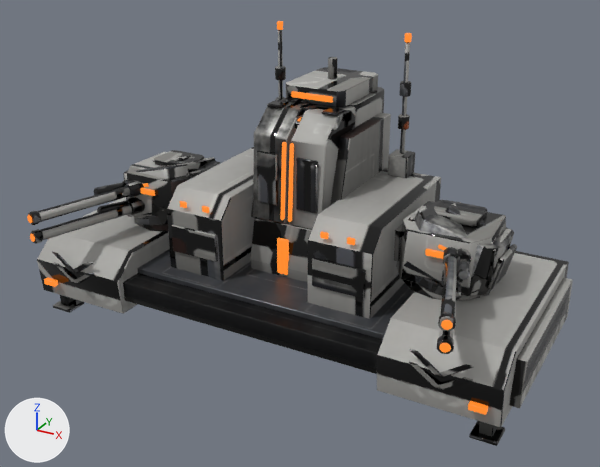
What one commit did to the glTF model public/assets/luna/warden-v5-remodel.glb.
Camera for both pictures: a 50 mm camera at (4.95, -9.0, 5.8) aimed at (0.17, -0.32, 1.46). Every picture has the same lights, and +X, +Y and +Z are marked at lower left. The older version comes first. Vertices at exactly the same position are counted once.

In view in the first picture: 'warden_core_hatch_0', 'warden_core_hatch_1', 'warden_hull', 'warden_pod_left', 'warden_pod_left_wreck', 'warden_pod_right', 'warden_pod_right_wreck' and 1 more.
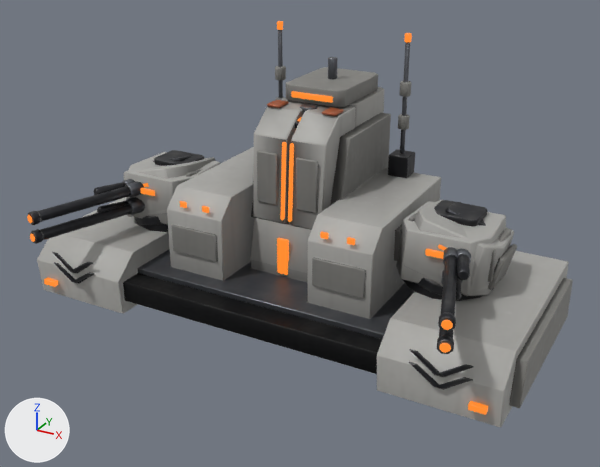
The newer file is also turned or shifted as a whole; pictures and numbers use the older file's frame.

Changed parts and their boxes (x1, y1, x2, y2) in the pictures (600 x 467 px):
'warden_hull', reshaped
    before: (37, 21, 573, 446)
    after: (37, 21, 573, 427)
part 1 of me_warden_core_hatch_0, surface changed (lighter)
    both: (253, 98, 315, 224)
part 2 of me_warden_core_hatch_1, surface changed (black to grey)
    both: (289, 105, 355, 230)
part 3 of me_warden_hull, deleted
    before: (53, 295, 505, 446)
part 4 of me_warden_hull, surface changed
    both: (37, 28, 573, 427)
part 5 of me_warden_hull, recoloured
    both: (37, 209, 573, 427)
part 6 of me_warden_pod_left, surface changed
    both: (28, 150, 220, 244)
part 7 of me_warden_pod_left_wreck, surface changed
    both: (94, 155, 216, 226)
part 8 of me_warden_pod_right, surface changed
    both: (394, 200, 512, 352)
part 9 of me_warden_pod_right_wreck, surface changed (lighter)
    both: (404, 199, 517, 301)

The change, as a diff of the scene's bpy script:
```diff
--- a/public/assets/luna/warden-v5-remodel.glb.py
+++ b/public/assets/luna/warden-v5-remodel.glb.py
@@ me_warden_core_hatch_0 @@
 me_warden_core_hatch_0.from_pydata(...)  # 102 vertices, 188 faces; spans x -0.22..0.27, y -0.499..0.45, z -0.69..0.77
+# me_warden_core_hatch_0 part 1: texture (UV) coordinates of 188 of 188 faces, centred in x -0.22..0.27, y -0.494..0.45, z -0.69..0.77, changed; they spanned u 0.07..0.97, v 0.12..0.99 and now span u 0.11..0.99, v 0.12..0.98
 me_warden_core_hatch_0.materials.append(mat_warden_surface)
@@ me_warden_core_hatch_1 @@
 me_warden_core_hatch_1.from_pydata(...)  # 102 vertices, 188 faces; spans x -0.27..0.22, y -0.499..0.45, z -0.69..0.77
+# me_warden_core_hatch_1 part 2: texture (UV) coordinates of 188 of 188 faces, centred in x -0.27..0.22, y -0.494..0.45, z -0.69..0.77, changed; they spanned u 0.02..0.97, v 0.01..0.99 and now span u 0.01..0.99, v 0.03..0.98
 me_warden_core_hatch_1.materials.append(mat_warden_surface)
@@ me_warden_hull @@
-me_warden_hull.from_pydata(...)  # 2652 vertices, 5024 faces; spans x -3.42..3.42, y -1.66..1.75, z 0.0..3.86
+me_warden_hull.from_pydata(...)  # 2460 vertices, 4672 faces; spans x -3.42..3.42, y -1.66..1.75, z 0.05..3.86
+# me_warden_hull part 3: 8 loose pieces with 192 vertices, spanning x -3.26..3.26, y -1.46..1.21, z 0.0..0.34, are deleted
+# me_warden_hull part 4: 4636 kept faces spanning x -3.42..3.42, y -1.66..1.75, z 0.05..3.86 get new texture (UV) coordinates
+# me_warden_hull part 5: 2150 kept faces spanning x -3.42..3.42, y -1.66..1.75, z 0.05..2.69 get new vertex colours
 me_warden_hull.materials.append(mat_warden_surface)
@@ me_warden_pod_left @@
 me_warden_pod_left.from_pydata(...)  # 584 vertices, 1112 faces; spans x -0.75..0.62, y -2.1..0.58, z -0.18..0.68
+# me_warden_pod_left part 6: texture (UV) coordinates of 1112 of 1112 faces, centred in x -0.75..0.62, y -2.1..0.55, z -0.18..0.68, changed; they spanned u 0.01..0.98, v 0.01..0.99 and now span u 0.01..0.99, v 0.01..0.99
 me_warden_pod_left.materials.append(mat_warden_surface)
@@ me_warden_pod_left_wreck @@
 me_warden_pod_left_wreck.from_pydata(...)  # 384 vertices, 728 faces; spans x -0.72..0.6, y -1.1..0.58, z -0.33..0.74
+# me_warden_pod_left_wreck part 7: texture (UV) coordinates of 728 of 728 faces, centred in x -0.71..0.58, y -1.1..0.58, z -0.32..0.73, changed; they spanned u 0.02..0.98, v 0.01..0.98 and now span u 0.02..0.99, v 0.06..0.99
 me_warden_pod_left_wreck.materials.append(mat_warden_surface)
@@ me_warden_pod_right @@
 me_warden_pod_right.from_pydata(...)  # 584 vertices, 1112 faces; spans x -0.62..0.75, y -2.1..0.58, z -0.18..0.68
+# me_warden_pod_right part 8: texture (UV) coordinates of 1112 of 1112 faces, centred in x -0.62..0.75, y -2.1..0.55, z -0.18..0.68, changed; they spanned u 0.01..0.98, v 0.01..0.99 and now span u 0.01..0.99, v 0.01..0.99
 me_warden_pod_right.materials.append(mat_warden_surface)
@@ me_warden_pod_right_wreck @@
 me_warden_pod_right_wreck.from_pydata(...)  # 384 vertices, 728 faces; spans x -0.6..0.72, y -1.1..0.58, z -0.33..0.74
+# me_warden_pod_right_wreck part 9: texture (UV) coordinates of 728 of 728 faces, centred in x -0.58..0.71, y -1.1..0.58, z -0.32..0.73, changed; they spanned u 0.05..0.98, v 0.06..0.98 and now span u 0.07..0.99, v 0.01..0.98
 me_warden_pod_right_wreck.materials.append(mat_warden_surface)
```
